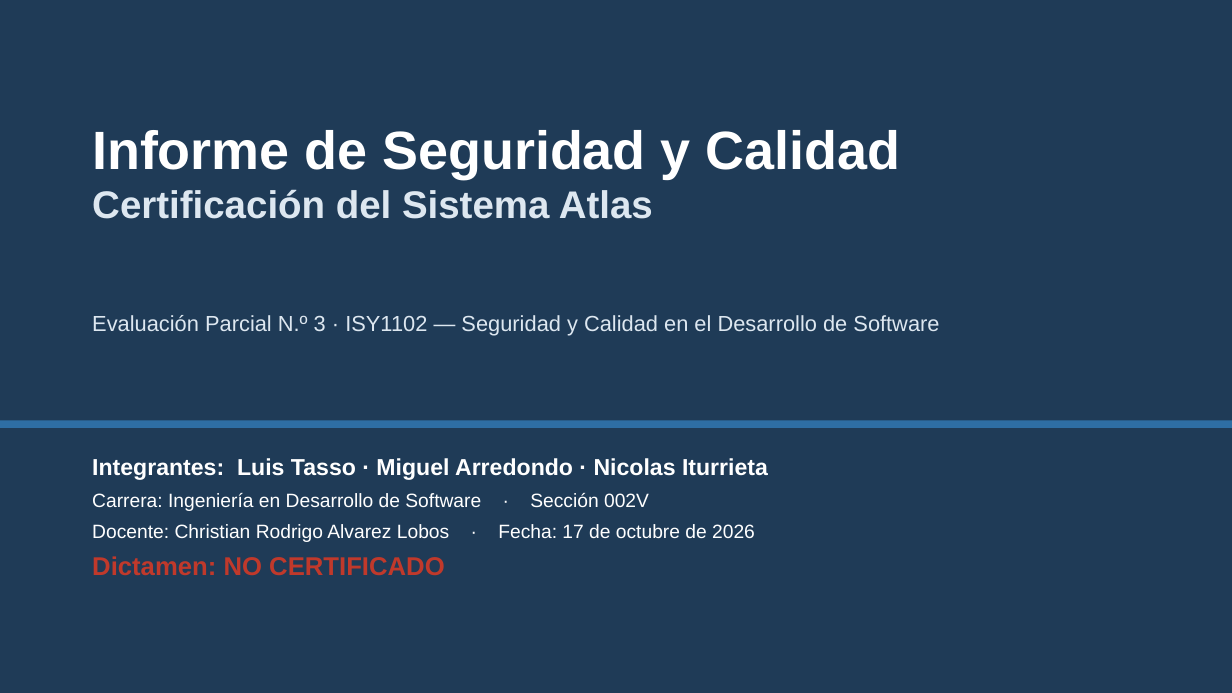
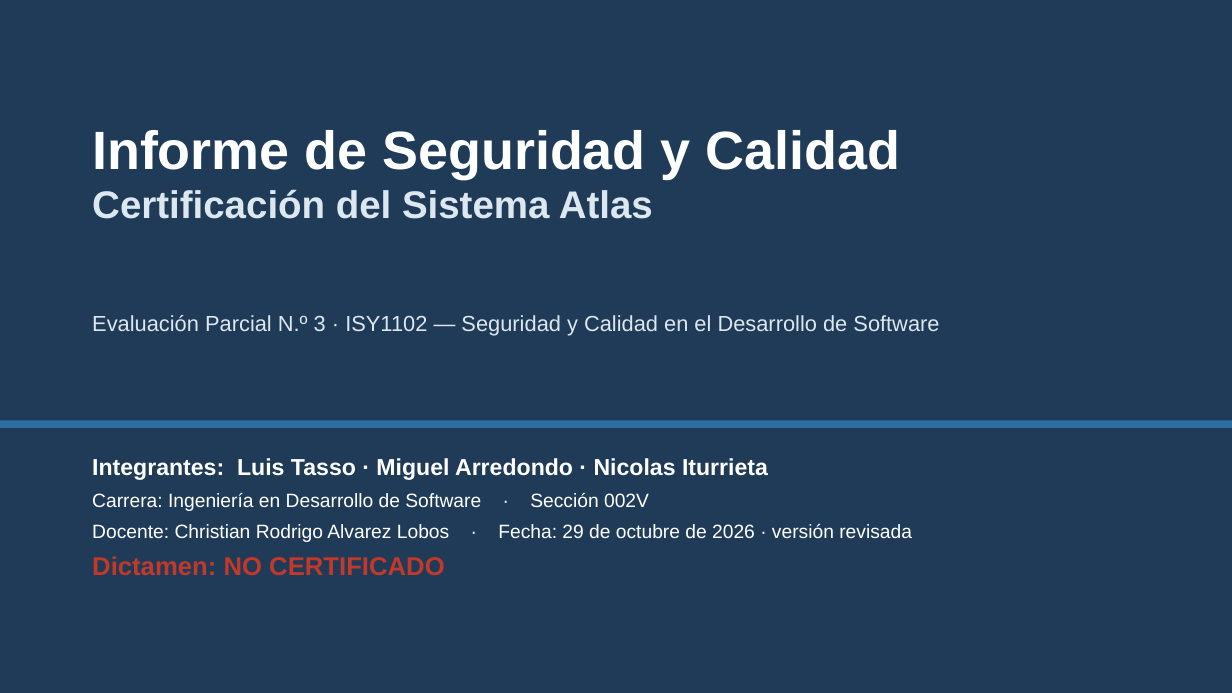
Before and after one commit to LTassoD/Seguridad-y-Calidad-en-el-Desarrollo-de-Software, a slide deck: slide 1 of EP3_Presentacion_Atlas.pptx. Drawn at 1232x693 pixels with LibreOffice and Linux fonts; fonts in the diff are those of the drawing. Boxes give left, top, right and bottom in pixels: in the first picture for what was removed or moved away, otherwise in the second. Text is boxed around its words. In the diff, an @@ line names an element or a change of style, - is before the commit and + after.

```diff
--- a/EP3_Presentacion_Atlas.pptx
+++ b/EP3_Presentacion_Atlas.pptx
@@ text at [92,524,912,542]: text changed @@
-Docente: Christian Rodrigo Alvarez Lobos · Fecha: 17 de octubre de 2026
+Docente: Christian Rodrigo Alvarez Lobos · Fecha: 29 de octubre de 2026 · versión revisada
```
Also in this commit, not shown: 6 other slides changed, 8 other files.
